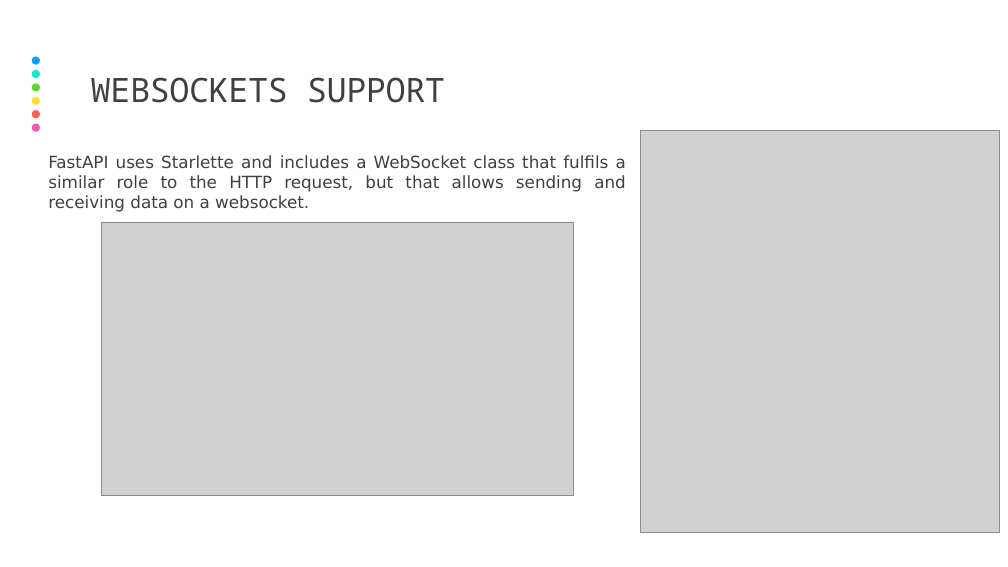
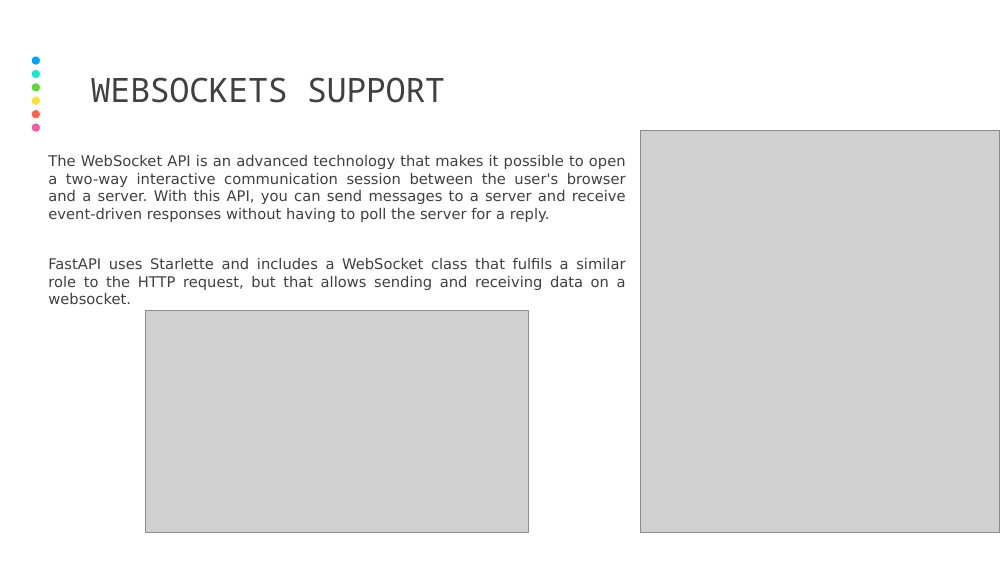
Before and after one commit to volopivoshenko/fastapi-demo, a slide deck: slide 6 of docs/The Fastest API in the Pythonic World.pptx. Drawn at 1008x567 pixels with LibreOffice and Linux fonts; fonts in the diff are those of the drawing; grey boxes stand for pictures. Boxes give left, top, right and bottom in pixels: in the first picture for what was removed or moved away, otherwise in the second. Text is boxed around its words. In the diff, an @@ line names an element or a change of style, - is before the commit and + after.

```diff
--- a/docs/The Fastest API in the Pythonic World.pptx
+++ b/docs/The Fastest API in the Pythonic World.pptx
@@ text at box(48, 155, 626, 222): paragraph added @@
+The WebSocket API is an advanced technology that makes it possible to open a two-way interactive communication session between the user's browser and a server. With this API, you can send messages to a server and receive event-driven responses without having to poll the server for a reply.
@@ text at box(48, 258, 626, 304): size 16 to 14 pt in "FastAPI uses Starlette and includes a WebSocket ..." @@
@@ picture: place and size @@
-picture at box(101, 222, 573, 496)
+picture at box(146, 310, 529, 532)
```
Also in this commit, not shown: 8 other slides changed, 5 slides added, 8 slides removed, 3 other files.
